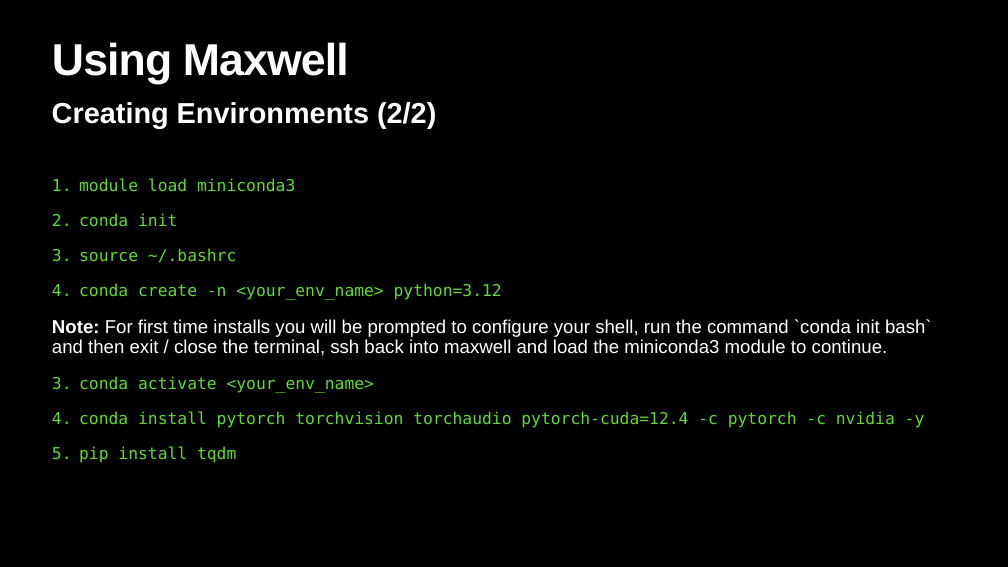
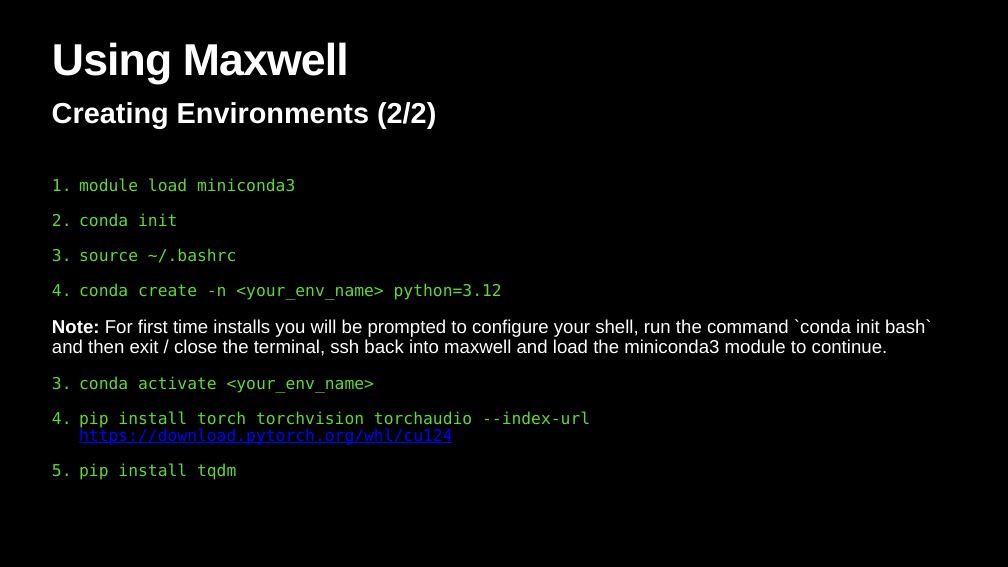
Before and after one commit to SUSTAIN-CDT/SUSTAIN-CDT-HPC-Introduction, a slide deck: slide 17 of HPC_SUSTAIN_PPTX.pptx. Drawn at 1008x567 pixels with LibreOffice and Linux fonts; fonts in the diff are those of the drawing. Boxes give left, top, right and bottom in pixels: in the first picture for what was removed or moved away, otherwise in the second. Text is boxed around its words. In the diff, an @@ line names an element or a change of style, - is before the commit and + after.

```diff
--- a/HPC_SUSTAIN_PPTX.pptx
+++ b/HPC_SUSTAIN_PPTX.pptx
@@ text at [79, 411, 590, 445]: text changed @@
-4. conda install pytorch torchvision torchaudio pytorch-cuda=12.4 -c pytorch -c nvidia -y
+4. pip install torch torchvision torchaudio --index-url https://download.pytorch.org/whl/cu124
```
Also in this commit, not shown: 1 other slide changed.
